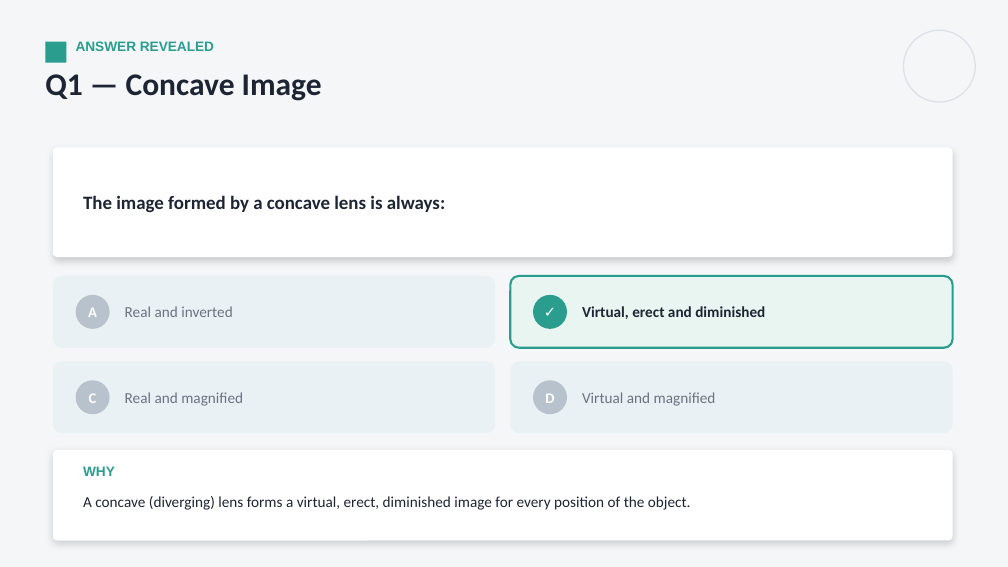
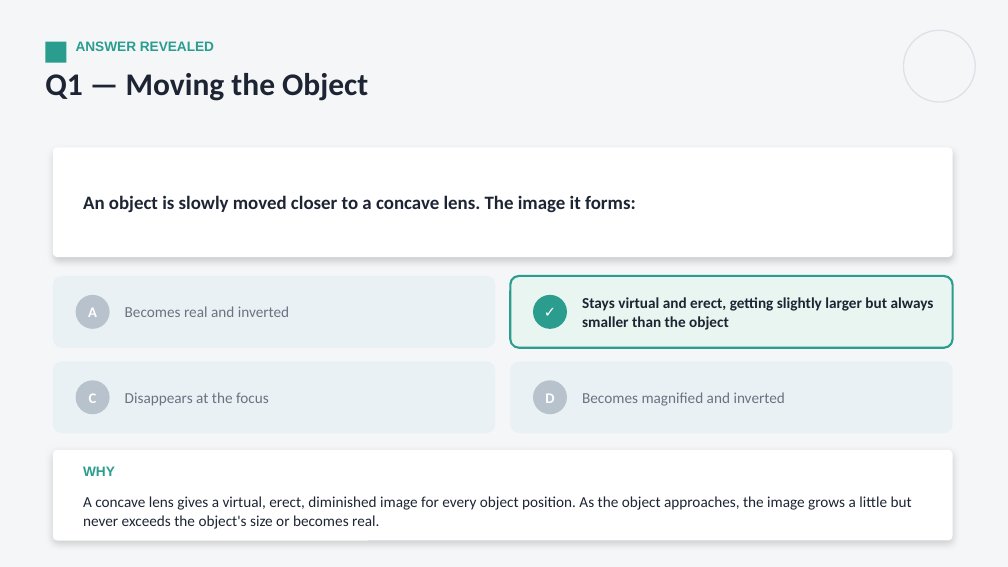
Before and after one commit to parmeshwars2911/MyFirstAR, a slide deck: slide 11 of ppt/Grade10/G10_S44_Refraction_Through_a_Lens_2.pptx. Drawn at 1008x567 pixels with LibreOffice and Linux fonts; fonts in the diff are those of the drawing. Boxes give left, top, right and bottom in pixels: in the first picture for what was removed or moved away, otherwise in the second. Text is boxed around its words. In the diff, an @@ line names an element or a change of style, - is before the commit and + after.

```diff
--- a/ppt/Grade10/G10_S44_Refraction_Through_a_Lens_2.pptx
+++ b/ppt/Grade10/G10_S44_Refraction_Through_a_Lens_2.pptx
@@ text at (x1=45, y1=73, x2=368, y2=101): text changed @@
-Q1 — Concave Image
+Q1 — Moving the Object
@@ text at (x1=83, y1=195, x2=636, y2=213): text changed @@
-The image formed by a concave lens is always:
+An object is slowly moved closer to a concave lens. The image it forms:
@@ text at (x1=582, y1=297, x2=934, y2=330): text changed @@
-Virtual, erect and diminished
+Stays virtual and erect, getting slightly larger but always smaller than the object
@@ text at (x1=125, y1=306, x2=289, y2=317): text changed @@
-Real and inverted
+Becomes real and inverted
@@ text at (x1=125, y1=392, x2=269, y2=406): text changed @@
-Real and magnified
+Disappears at the focus
@@ text at (x1=582, y1=392, x2=785, y2=406): text changed @@
-Virtual and magnified
+Becomes magnified and inverted
@@ text at (x1=83, y1=496, x2=912, y2=529): text changed @@
-A concave (diverging) lens forms a virtual, erect, diminished image for every position of the object.
+A concave lens gives a virtual, erect, diminished image for every object position. As the object approaches, the image grows a little but never exceeds the object's size or becomes real.
```
Also in this commit, not shown: 5 other slides changed, 14 other files.
